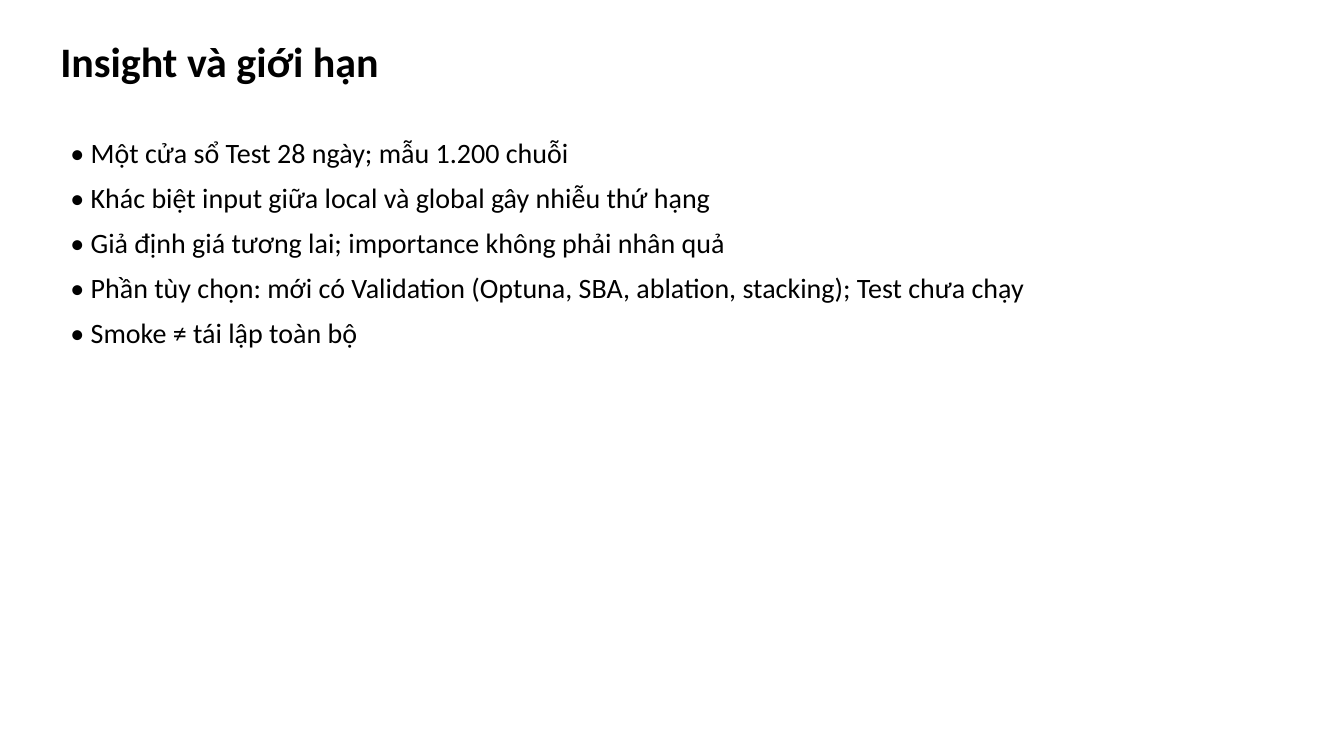
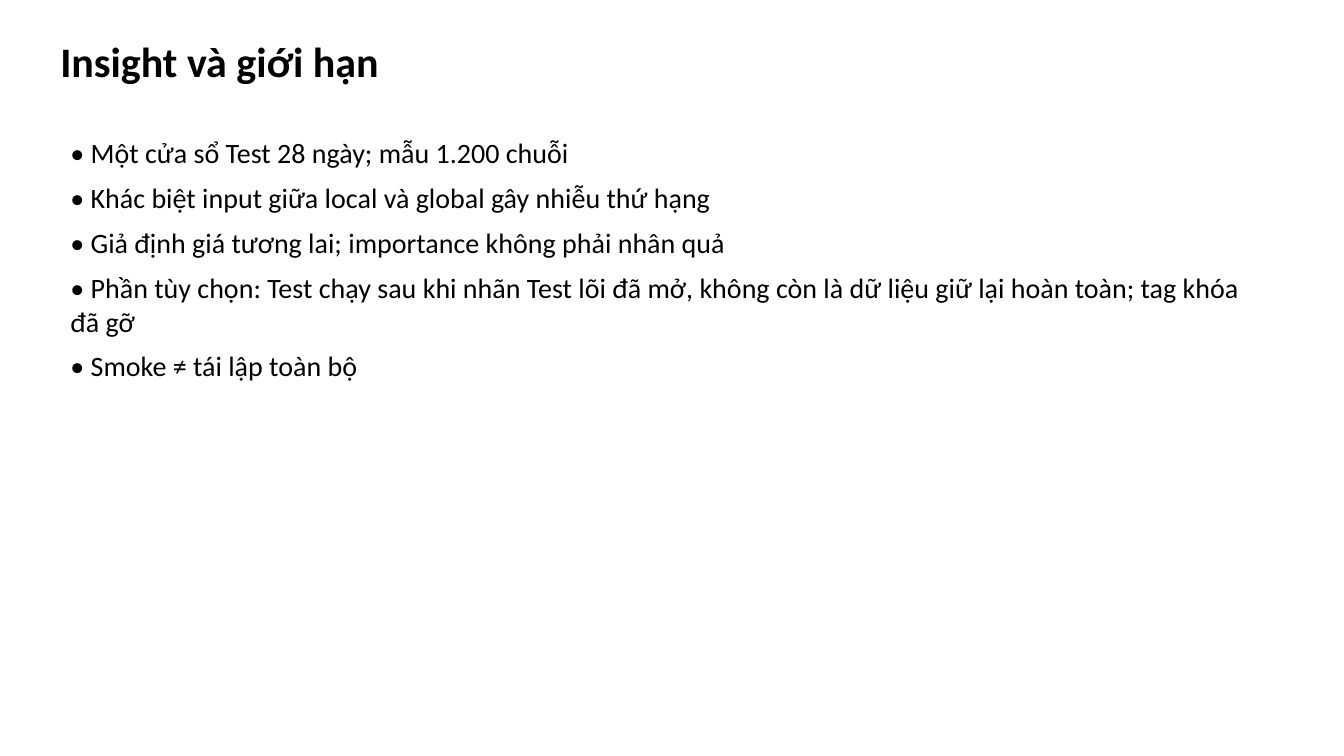
Before and after one commit to haiphamt/IS403.R11-M5-Competition, a slide deck: slide 15 of report/slides/m5_nhom6.pptx (slide 14 before the commit). Drawn at 1344x756 pixels with LibreOffice and Linux fonts; fonts in the diff are those of the drawing. Boxes give left, top, right and bottom in pixels: in the first picture for what was removed or moved away, otherwise in the second. Text is boxed around its words. In the diff, an @@ line names an element or a change of style, - is before the commit and + after.

Commit message:
docs(W09,P01): cập nhật báo cáo, hỏi đáp, slide và README với kết quả Test phần tùy chọn, ghi việc gỡ thẻ freeze
Thêm Bảng 3d, 3e (macro-RMSSE Validation/Test và chênh lệch cặp có khoảng tin cậy bootstrap), slide 14 mới, bootstrap_ci.py --optional-runs kèm kiểm thử, sửa tóm tắt, mục 3.10, giới hạn (vi), (xi), (xiii), kết luận, qa.md và VIEC_CUA_NHOM.

```diff
--- a/report/slides/m5_nhom6.pptx
+++ b/report/slides/m5_nhom6.pptx
@@ text at [70,277,1239,337]: text changed @@
-• Phần tùy chọn: mới có Validation (Optuna, SBA, ablation, stacking); Test chưa chạy
+• Phần tùy chọn: Test chạy sau khi nhãn Test lõi đã mở, không còn là dữ liệu giữ lại hoàn toàn; tag khóa đã gỡ
```
Also in this commit, not shown: 1 other slide changed, 1 slide added, 10 other files.
